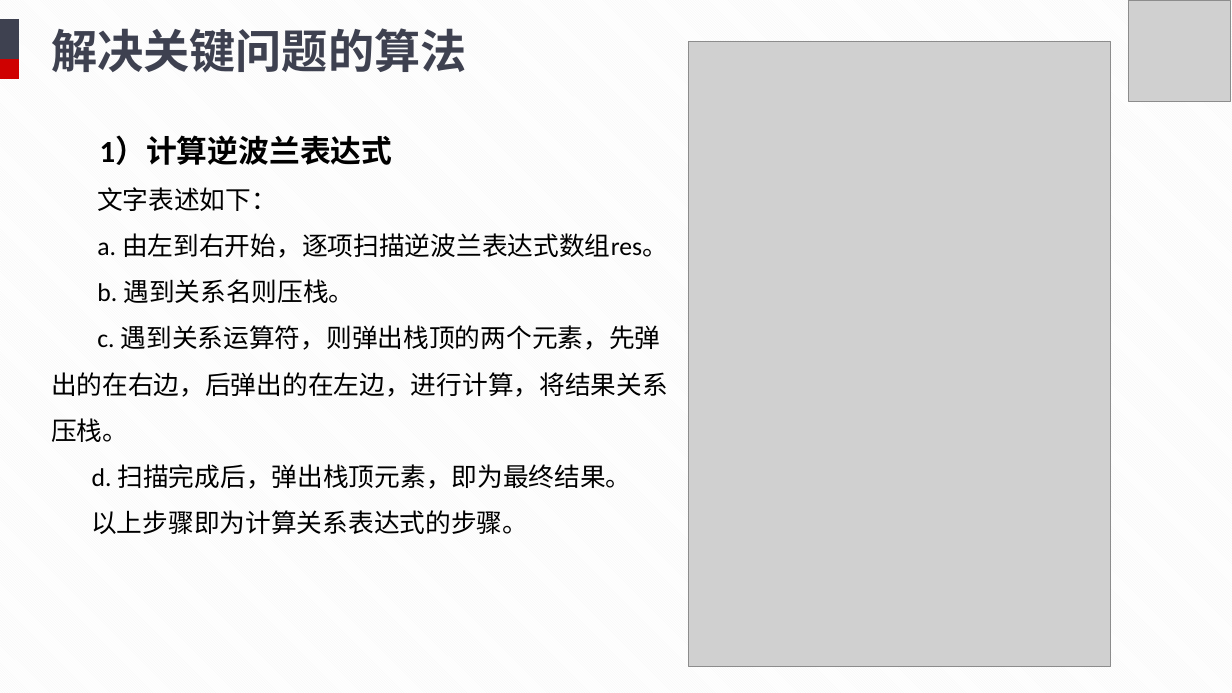
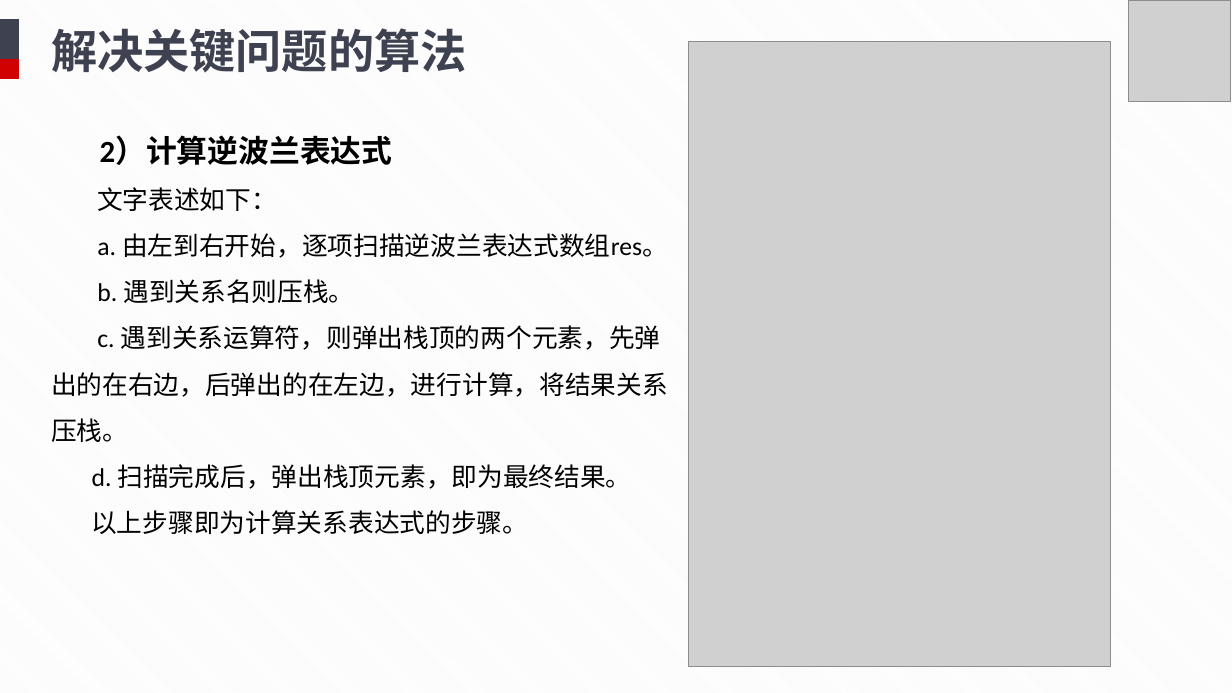
Before and after one commit to TuJin07/Relational-Algebra-Operation-System, a slide deck: slide 20 of doc/终期答辩.pptx. Drawn at 1232x693 pixels with LibreOffice and Linux fonts; fonts in the diff are those of the drawing; grey boxes stand for pictures. Boxes give left, top, right and bottom in pixels: in the first picture for what was removed or moved away, otherwise in the second. Text is boxed around its words. In the diff, an @@ line names an element or a change of style, - is before the commit and + after.

```diff
--- a/doc/终期答辩.pptx
+++ b/doc/终期答辩.pptx
@@ text at box(100, 136, 393, 165): text changed @@
-1）计算逆波兰表达式
+2）计算逆波兰表达式
```
Also in this commit, not shown: 6 other slides changed.
